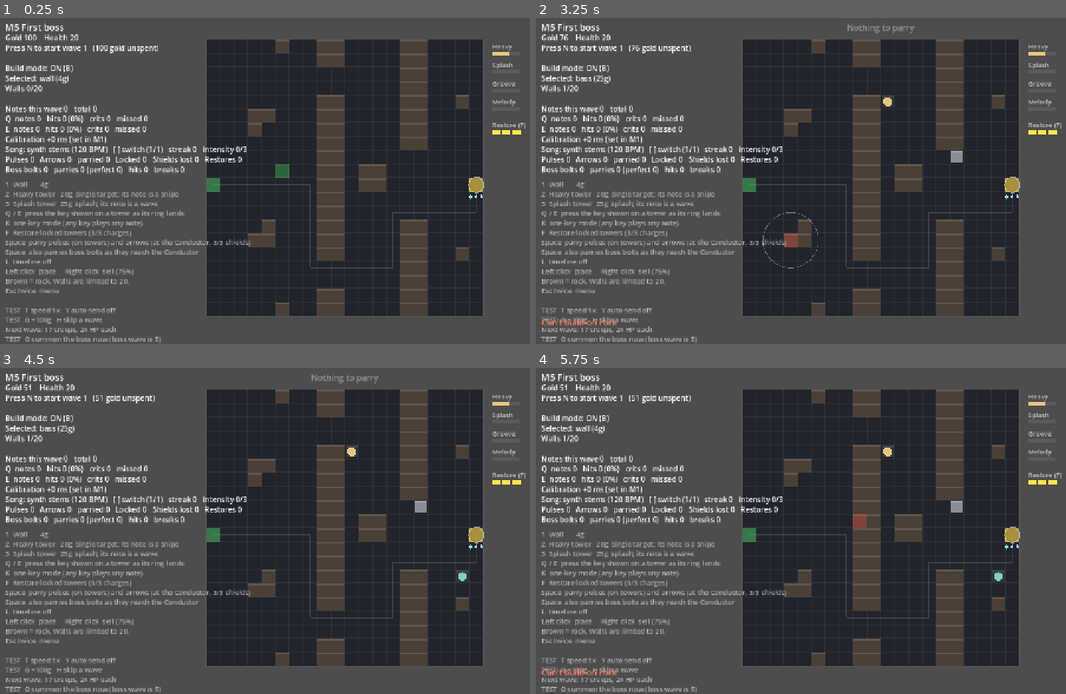
Above: before the commit, frames 1-4 (two rows, left to right).
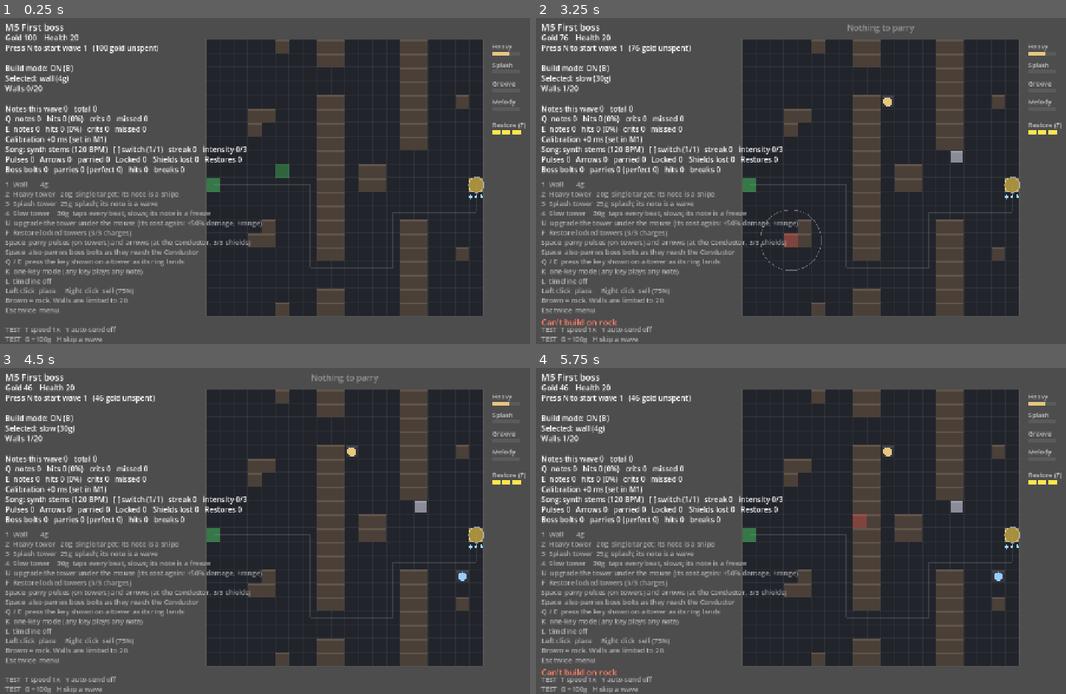
Above: after the commit, the same moments.

Repository: jaredmichaelbench/Goobr-td
Game: Godot game, scene res://m5_boss.tscn
Two runs of this game, one before a commit and one after it. Both use one fixed random seed, a clock stepped at 60 frames per second and the inputs below. This scene is started directly instead of the project's main scene.
Inputs (mouse positions are in pixels of both pictures, inside the frame that each line leads up to):
- Up to frame 1 (0.25 s): no input
- Up to frame 2 (3.25 s): tap Enter at 0.5, 2 s; move the mouse to (954, 161) at 0.52 s; hold W 0.53-1.28 s; tap U at 0.6 s; click (954, 161) at 0.67 s; tap Space at 0.77, 1.25, 1.52, 2.75, 3.02 s; tap 1 at 0.8, 1.35 s; move the mouse to (705, 194) at 1.27 s; click (705, 194) at 1.42 s; tap 2 at 1.55, 2.1 s; move the mouse to (885, 106) at 2.02 s; hold W from 2.03 s (still down); click (885, 106) at 2.17 s; tap 3 at 2.3, 2.85 s; move the mouse to (795, 242) at 2.77 s; click (795, 242) at 2.92 s; tap 4 at 3.05 s
- Up to frame 3 (4.5 s): tap Enter at 3.5 s; move the mouse to (466, 576) at 3.52 s; release W at 3.53 s; tap 4 at 3.6 s; click (466, 576) at 3.67 s; tap Space at 3.77, 4.25 s; tap 5 at 3.8, 4.35 s; move the mouse to (111, 478) at 4.27 s; click (111, 478) at 4.42 s
- Up to frame 4 (5.75 s): tap Space at 4.52 s; tap U at 4.55, 5.1 s; move the mouse to (854, 527) at 5.02 s; click (854, 527) at 5.17 s; tap 1 at 5.3 s

The runs differ from the first frame. In frame 1, 2.2% of the frame differs, in the area x 1-50%, y 58-100%; in frame 2, 2.4%, in the area x 1-54%, y 17-100%; in frame 3, 2.4%; in frame 4, 2.3%.

Commit message:
M6a slice 3: slow tower with freeze note, one upgrade tier per tower (U), wave bonus raised
Co-Authored-By: Claude Fable 5.1 <noreply@anthropic.com>
Claude-Session: https://claude.ai/code/session_01L92Fzbf8i6vmMnAej33eyX

Diff:
--- a/game/scripts/m2_maze.gd
+++ b/game/scripts/m2_maze.gd
@@ -45,6 +45,7 @@
 var creeps: Array[Dictionary] = []
 var shots: Array[Dictionary] = []
 var _to_spawn := 0
+var sim_time := 0.0  # Seconds of simulation, for slows and freezes.
 var _spawn_timer := 0.0
 var _message := ""
 var _message_time := 0.0
@@ -117,6 +118,8 @@
 			start_wave()
 		elif event.keycode == KEY_I:
 			iso = not iso
+		elif event.keycode == KEY_U and state == "playing":
+			upgrade(cell_at(get_local_mouse_position()))
 		elif build_mode and build_keys.has(event.keycode):
 			selected = build_keys[event.keycode]
 	elif event is InputEventMouseButton and event.pressed and build_mode and state == "playing":
@@ -152,10 +155,42 @@
 	return true
 
 
+## The spec a tower fires with: its base type, or its upgraded copy.
+func tower_spec(cell: Vector2i) -> Dictionary:
+	var s: Dictionary = structures[cell]
+	return s["spec"] if s.has("spec") else builds[s["type"]]
+
+
+func upgrade_cost(cell: Vector2i) -> int:
+	return int(builds[structures[cell]["type"]]["cost"])
+
+
+## One upgrade tier per tower: +50% damage, +0.4 range, for the tower's base cost.
+func upgrade(cell: Vector2i) -> bool:
+	if not structures.has(cell) or not builds[structures[cell]["type"]].has("range"):
+		return false
+	var s: Dictionary = structures[cell]
+	if s.get("tier", 0) >= 1:
+		_say("Already upgraded")
+		return false
+	var cost := upgrade_cost(cell)
+	if gold < cost:
+		_say("Not enough gold (%dg to upgrade)" % cost)
+		return false
+	gold -= cost
+	var spec: Dictionary = builds[s["type"]].duplicate()
+	spec["damage"] = spec["damage"] * 1.5
+	spec["range"] = spec["range"] + 0.4
+	s["spec"] = spec
+	s["tier"] = 1
+	s["paid"] = int(s.get("paid", builds[s["type"]]["cost"])) + cost
+	return true
+
+
 func sell(cell: Vector2i) -> void:
 	if not structures.has(cell):
 		return
-	gold += int(builds[structures[cell]["type"]]["cost"] * SELL_REFUND)
+	gold += int(structures[cell].get("paid", builds[structures[cell]["type"]]["cost"]) * SELL_REFUND)
 	structures.erase(cell)
 	grid.blocked.erase(cell)
 	grid.rebuild()
@@ -229,6 +264,7 @@
 ## One simulation tick. Separate from _process so tests can drive it.
 func step(delta: float) -> void:
 	_message_time = maxf(0.0, _message_time - delta)
+	sim_time += delta
 	var live_shots: Array[Dictionary] = []
 	for s in shots:
 		s["ttl"] -= delta
@@ -263,14 +299,19 @@
 		state = "lost"
 	elif wave_active and _to_spawn == 0 and creeps.is_empty():
 		wave_active = false
-		gold += 10 + wave * 2
+		gold += 12 + wave * 3
 		if wave == LAST_WAVE and not endless:
 			state = "won"
 
 
 func _move_creeps(delta: float) -> void:
 	for c in creeps:
-		var remaining: float = c["speed"] * delta
+		var factor := 1.0
+		if c.get("frozen_until", 0.0) > sim_time:
+			factor = 0.0
+		elif c.get("slow_until", 0.0) > sim_time:
+			factor = 0.5
+		var remaining: float = c["speed"] * delta * factor
 		while remaining > 0.0:
 			var target := Vector2(c["target"])
 			var to_target: Vector2 = target - c["pos"]
@@ -291,7 +332,7 @@
 		var s: Dictionary = structures[cell]
 		if s["type"] == "wall":
 			continue
-		var spec: Dictionary = builds[s["type"]]
+		var spec: Dictionary = tower_spec(cell)
 		s["cooldown"] = maxf(0.0, s["cooldown"] - delta)
 		if s["cooldown"] > 0.0:
 			continue
@@ -480,12 +521,21 @@
 			_draw_block(cell, builds[type]["color"] * Color(1.1, 1.1, 1.1), builds[type]["color"], block_h * 0.7, 0.07)
 		else:
 			_draw_block(cell, Color(0.26, 0.26, 0.3), Color(0.2, 0.2, 0.24), block_h * 0.35, 0.07)
-			draw_circle(_to_screen(Vector2(cell)) + Vector2(0, -block_h * 0.35), TILE * 0.32, builds[type]["color"])
+			var tc := _to_screen(Vector2(cell)) + Vector2(0, -block_h * 0.35)
+			draw_circle(tc, TILE * 0.32, builds[type]["color"])
+			if structures[cell].get("tier", 0) >= 1:
+				# Upgraded: a white chevron over the tower.
+				draw_polyline(PackedVector2Array([tc + Vector2(-6, -8), tc + Vector2(0, -13), tc + Vector2(6, -8)]), Color.WHITE, 2.0)
 
 	# Creeps and shots.
 	for c in creeps:
 		var p := _to_screen(c["pos"])
-		draw_circle(p, TILE * 0.28, Color(0.9, 0.3, 0.35))
+		var body := Color(0.9, 0.3, 0.35)
+		if c.get("frozen_until", 0.0) > sim_time:
+			body = Color(0.75, 0.9, 1.0)
+		elif c.get("slow_until", 0.0) > sim_time:
+			body = Color(0.7, 0.5, 0.8)
+		draw_circle(p, TILE * 0.28, body)
 		var frac: float = clampf(c["hp"] / c["max_hp"], 0.0, 1.0)
 		draw_rect(Rect2(p + Vector2(-12, -16), Vector2(24 * frac, 3)), Color(0.4, 1.0, 0.4))
 	for s in shots:
@@ -503,8 +553,8 @@
 		_draw_cell(hover, Color(0.3, 1.0, 0.4, 0.3) if ok else Color(1.0, 0.3, 0.3, 0.3))
 		if builds[selected].has("range"):
 			draw_arc(_to_screen(Vector2(hover)), builds[selected]["range"] * TILE, 0, TAU, 48, Color(1, 1, 1, 0.3), 1.5)
-	if structures.has(hover) and builds[structures[hover]["type"]].has("range"):
-		draw_arc(_to_screen(Vector2(hover)), builds[structures[hover]["type"]]["range"] * TILE, 0, TAU, 48, Color(1, 1, 1, 0.4), 1.5)
+	if structures.has(hover) and tower_spec(hover).has("range"):
+		draw_arc(_to_screen(Vector2(hover)), tower_spec(hover)["range"] * TILE, 0, TAU, 48, Color(1, 1, 1, 0.4), 1.5)
 
 	# HUD: bright status lines, then dimmer help lines.
 	var y := 40.0
--- a/game/scripts/m3_song.gd
+++ b/game/scripts/m3_song.gd
@@ -26,7 +26,13 @@
 const PATTERNS := {
 	"kick": StemSynth.KICK_STEPS,
 	"bass": StemSynth.BASS_STEPS,
+	"slow": StemSynth.SUB_STEPS,  # Every beat: a tap that slows.
 }
+const SLOW_BUILD := {"cost": 30, "color": Color(0.6, 0.8, 1.0), "range": 2.2, "damage": 3.0, "cooldown": 0.5, "splash": 0.0, "slow": 1.5}
+const FREEZE_GOOD := 2.0  # Slow tower note: a freeze on everything near the target, damage x this.
+const FREEZE_PERFECT := 4.0
+const FREEZE_BEATS_GOOD := 1.0
+const FREEZE_BEATS_PERFECT := 2.0
 const KEYS := {"kick": KEY_Q, "bass": KEY_E}
 const KEY_TYPE := {KEY_Q: "kick", KEY_E: "bass"}
 ## Charts are [bar in phrase, 8th-note step, tower type]. Q notes sit on the
@@ -127,8 +133,9 @@
 
 func _ready() -> void:
 	title = "M3 The maze plays the song"
-	build_keys = {KEY_1: "wall", KEY_2: "kick", KEY_3: "bass"}
+	build_keys = {KEY_1: "wall", KEY_2: "kick", KEY_3: "bass", KEY_4: "slow"}
 	builds.erase("hat")  # Hats are background music now, not a tower (D-0014).
+	builds["slow"] = SLOW_BUILD.duplicate()
 	builds["bass"]["damage"] = 4.5  # Splash fires twice as often, on the off-beats.
 	# Tower colors are roles now; note colors (NOTE_COLORS) are the keys.
 	builds["kick"]["color"] = Color(0.9, 0.78, 0.5)
@@ -462,7 +469,7 @@
 			continue
 		var score := 0.0 if not busy.has(cell) else -1000.0
 		for c in creeps:
-			if c["hp"] > 0.0 and c["pos"].distance_to(Vector2(cell)) <= builds[type]["range"] + 1.0:
+			if c["hp"] > 0.0 and c["pos"].distance_to(Vector2(cell)) <= tower_spec(cell)["range"] + 1.0:
 				score += 1.0 + 0.25 * _coverage(c["pos"])
 		if score <= 0.0 and not lead_creep.is_empty():
 			score -= lead_creep["pos"].distance_to(Vector2(cell)) * 0.01
@@ -491,11 +498,13 @@
 		var type: String = structures[cell]["type"]
 		if not PATTERNS.has(type) or not PATTERNS[type].has(pattern_step) or not tower_ready(cell):
 			continue
-		var spec: Dictionary = builds[type]
+		var spec: Dictionary = tower_spec(cell)
 		var target := _pick_target(Vector2(cell), spec["range"])
 		if target.is_empty():
 			continue
 		_hit(target, spec, spec["damage"] * damage_scale())
+		if spec.has("slow"):
+			target["slow_until"] = sim_time + spec["slow"]
 		_flashes[cell] = 0.12
 		shots.append({"from": Vector2(cell), "to": target["pos"], "color": spec["color"], "ttl": 0.12, "splash": spec["splash"]})
 
@@ -519,7 +528,7 @@
 	var n := 0
 	for cell in structures:
 		var type: String = structures[cell]["type"]
-		if PATTERNS.has(type) and pos.distance_to(Vector2(cell)) <= builds[type]["range"]:
+		if PATTERNS.has(type) and pos.distance_to(Vector2(cell)) <= tower_spec(cell)["range"]:
 			n += 1
 	return n
 
@@ -531,7 +540,7 @@
 
 ## A ready tower with something in range.
 func tower_engaged(cell: Vector2i) -> bool:
-	return tower_ready(cell) and not _pick_target(Vector2(cell), builds[structures[cell]["type"]]["range"]).is_empty()
+	return tower_ready(cell) and not _pick_target(Vector2(cell), tower_spec(cell)["range"]).is_empty()
 
 
 ## Towers of this type with something in range right now.
@@ -610,16 +619,20 @@
 		_flash_line(color)
 		_show_feedback("%s   nothing to hit" % g, color)
 		return
-	var spec: Dictionary = builds[structures[cell]["type"]]
+	var spec: Dictionary = tower_spec(cell)
 	var crossfire := 1.0 + CROSSFIRE_BONUS * maxi(0, _coverage(target["pos"]) - 1)
-	var is_wave: bool = spec["splash"] > 0.0
+	var is_freeze: bool = spec.has("slow")
+	var is_wave: bool = spec["splash"] > 0.0 or is_freeze
 	var mult: float
-	if is_wave:
+	if is_freeze:
+		mult = FREEZE_PERFECT if crit else FREEZE_GOOD
+	elif is_wave:
 		mult = WAVE_PERFECT if crit else WAVE_GOOD
 	else:
 		mult = SNIPE_PERFECT if crit else SNIPE_GOOD
 	var bonus: float = spec["damage"] * damage_scale() * crossfire * mult
 	var radius: float = WAVE_RADIUS if is_wave else 0.0
+	var freeze_for: float = (FREEZE_BEATS_PERFECT if crit else FREEZE_BEATS_GOOD) * clock.beat_length()
 	var dealt := 0.0
 	var struck := 0
 	for c in creeps:
@@ -627,6 +640,8 @@
 			dealt += minf(bonus, maxf(c["hp"], 0.0))
 			c["hp"] -= bonus
 			struck += 1
+			if is_freeze:
+				c["frozen_until"] = sim_time + freeze_for
 	_flashes[cell] = 0.3
 	if is_wave:
 		shots.append({"from": Vector2(cell), "to": target["pos"], "color": color, "ttl": 0.4, "splash": radius, "width": 3.0})
@@ -639,7 +654,7 @@
 		_punch = PUNCH_SECONDS * (1.5 if crit else 1.0)
 	_popup(target["pos"], ("%d!" if crit else "%d") % roundi(dealt), Color(1.0, 0.9, 0.3) if crit else Color.WHITE, 24 if crit else 16)
 	_flash_line(Color(1.0, 0.9, 0.3) if crit else Color.WHITE)
-	var what := ("WAVE  %d hit" % struck) if is_wave else "SNIPE"
+	var what := ("FREEZE  %d held" % struck) if is_freeze else (("WAVE  %d hit" % struck) if is_wave else "SNIPE")
 	_show_feedback("%s%s  %s  %+.0f ms   %d damage%s" % ["CRIT  " if crit else "", what, g, offset_ms, roundi(dealt), "   x%.2f crossfire" % crossfire if crossfire > 1.0 else ""], Color(1.0, 0.9, 0.3) if crit else color)
 
 
@@ -755,7 +770,7 @@
 			continue
 		var p := _to_screen(Vector2(cell))
 		var a: float = clampf(_flashes[cell] / 0.12, 0.0, 1.0)
-		draw_circle(p, TILE * (0.32 + 0.15 * a), builds[structures[cell]["type"]]["color"] * Color(1, 1, 1, 0.5 * a))
+		draw_circle(p, TILE * (0.32 + 0.15 * a), tower_spec(cell)["color"] * Color(1, 1, 1, 0.5 * a))
 
 	# Each pending note is one ring on one tower, in the note's color, closing
 	# over two beats and holding at the tower until the note is gone.
@@ -877,6 +892,8 @@
 		"%s  Wall       4g" % keys["wall"],
 		"%s  Heavy tower   20g  single target; its note is a snipe" % keys["kick"],
 		"%s  Splash tower  25g  splash; its note is a wave" % keys["bass"],
+		"%s  Slow tower    30g  taps every beat, slows; its note is a freeze" % keys["slow"],
+		"U  upgrade the tower under the mouse (its cost again: +50% damage, +range)",
 		"Q / E  press the key shown on a tower as its ring lands",
 		"K  one-key mode (any key plays any note)",
 		"L  timeline %s" % ("on" if show_timeline else "off"),
--- a/game/scripts/m4_restore.gd
+++ b/game/scripts/m4_restore.gd
@@ -185,7 +185,7 @@
 func _towers_in_reach(pos: Vector2) -> Array[Vector2i]:
 	var hit: Array[Vector2i] = []
 	for cell in structures:
-		if KEYS.has(structures[cell]["type"]) and Vector2(cell).distance_to(pos) <= SUPPRESS_RADIUS:
+		if builds[structures[cell]["type"]].has("range") and Vector2(cell).distance_to(pos) <= SUPPRESS_RADIUS:
 			hit.append(cell)
 	return hit
 
@@ -362,7 +362,7 @@
 		var base := PARRY_DAMAGE
 		if not targets.is_empty() and structures.has(targets[0]):
 			from = Vector2(targets[0])
-			base = maxf(PARRY_DAMAGE, builds[structures[targets[0]]["type"]]["damage"] * 3.0)
+			base = maxf(PARRY_DAMAGE, tower_spec(targets[0])["damage"] * 3.0)
 			_flashes[targets[0]] = 0.3
 		var dmg := base * (2.0 if perfect else 1.0)
 		c["hp"] -= dmg
@@ -504,7 +504,7 @@
 		return
 	immune[cell] = IMMUNE_BARS * clock.bar_length()
 	_flashes[cell] = 0.3
-	var spec: Dictionary = builds[structures[cell]["type"]]
+	var spec: Dictionary = tower_spec(cell)
 	var target := _pick_target(Vector2(cell), spec["range"])
 	if target.is_empty():
 		return
--- a/game/scripts/m5_boss.gd
+++ b/game/scripts/m5_boss.gd
@@ -288,7 +288,7 @@
 	# ring per tower, wrapping if there are more beats than towers.
 	var towers: Array[Vector2i] = []
 	for cell in structures:
-		if KEYS.has(structures[cell]["type"]):
+		if builds[structures[cell]["type"]].has("range"):
 			towers.append(cell)
 	if towers.is_empty():
 		return
Not shown, changed: docs/decisions/decisions.md
Not shown, changed: docs/prototypes/M6-results.md
Not shown, changed: docs/tasks/tasks.md
Not shown, changed: game/README.md
